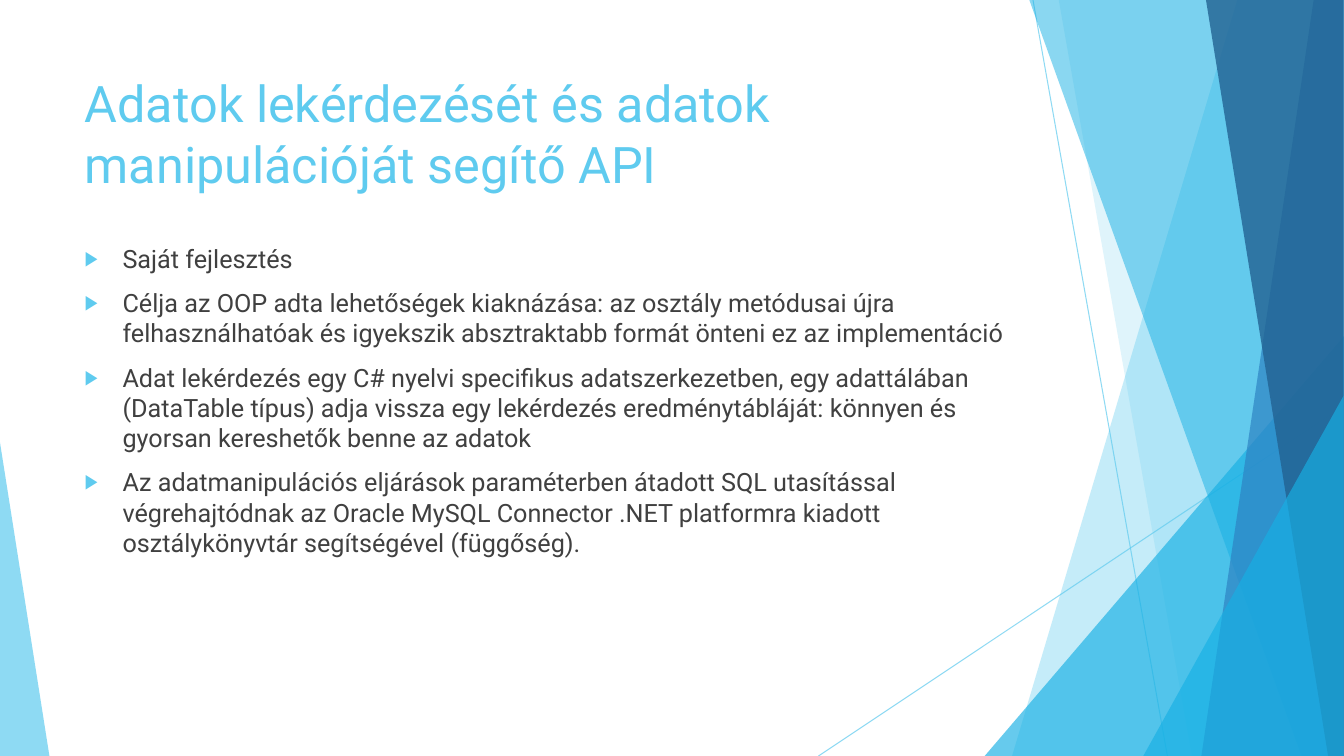
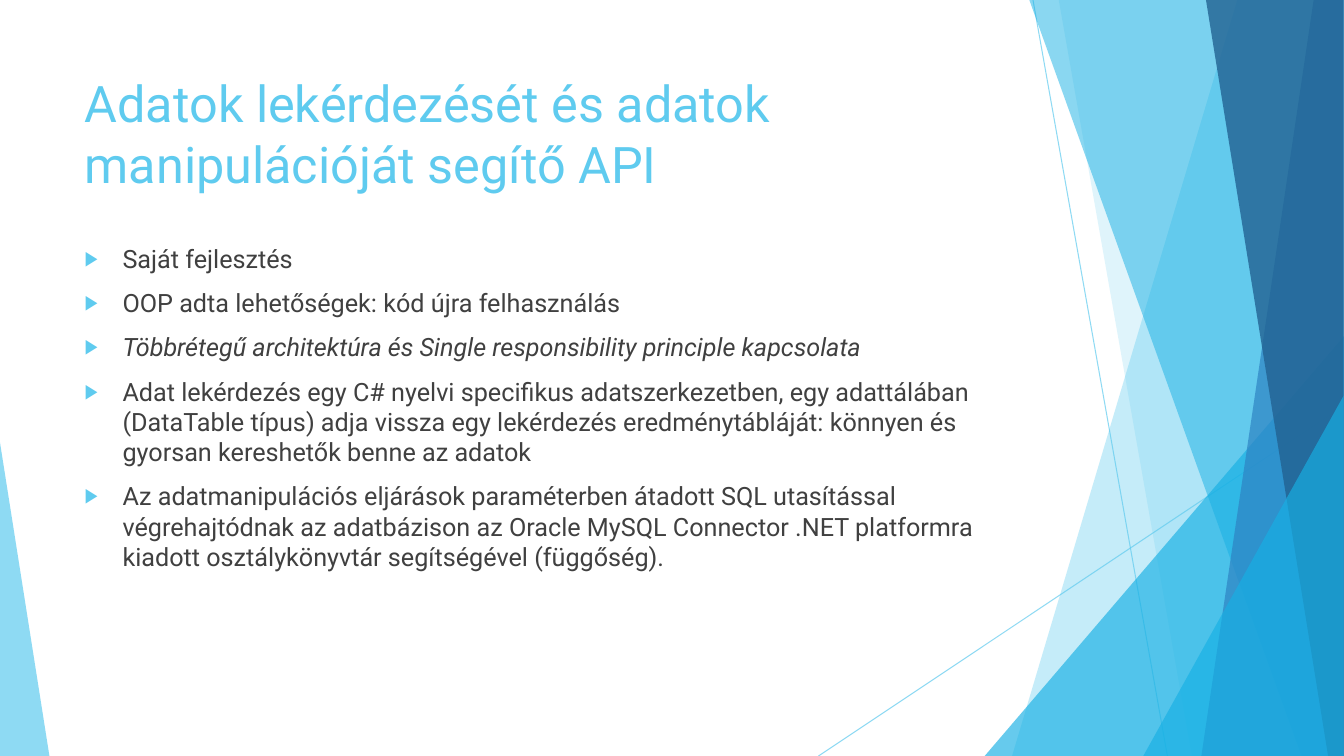
Before and after one commit to jbence1994/Virtual-Receptionist-projection, a slide deck: slide 7 of documentation/VR.pptx (slide 6 before the commit). Drawn at 1344x756 pixels with LibreOffice and Linux fonts; fonts in the diff are those of the drawing. Boxes give left, top, right and bottom in pixels: in the first picture for what was removed or moved away, otherwise in the second. Text is boxed around its words. In the diff, an @@ line names an element or a change of style, - is before the commit and + after.

```diff
--- a/documentation/VR.pptx
+++ b/documentation/VR.pptx
@@ text at box(123, 293, 861, 362): text changed; italic on @@
-▶ Célja az OOP adta lehetőségek kiaknázása: az osztály metódusai újra felhasználhatóak és igyekszik absztraktabb formát önteni ez az implementáció
+▶ OOP adta lehetőségek: kód újra felhasználás
+▶ Többrétegű architektúra és Single responsibility principle kapcsolata
@@ text at box(123, 486, 973, 572): text changed @@
-▶ Az adatmanipulációs eljárások paraméterben átadott SQL utasítással végrehajtódnak az Oracle MySQL Connector .NET platformra kiadott osztálykönyvtár segítségével (függőség).
+▶ Az adatmanipulációs eljárások paraméterben átadott SQL utasítással végrehajtódnak az adatbázison az Oracle MySQL Connector .NET platformra kiadott osztálykönyvtár segítségével (függőség).
```
Also in this commit, not shown: 1 other slide changed, 2 slides added, 2 slides removed.
